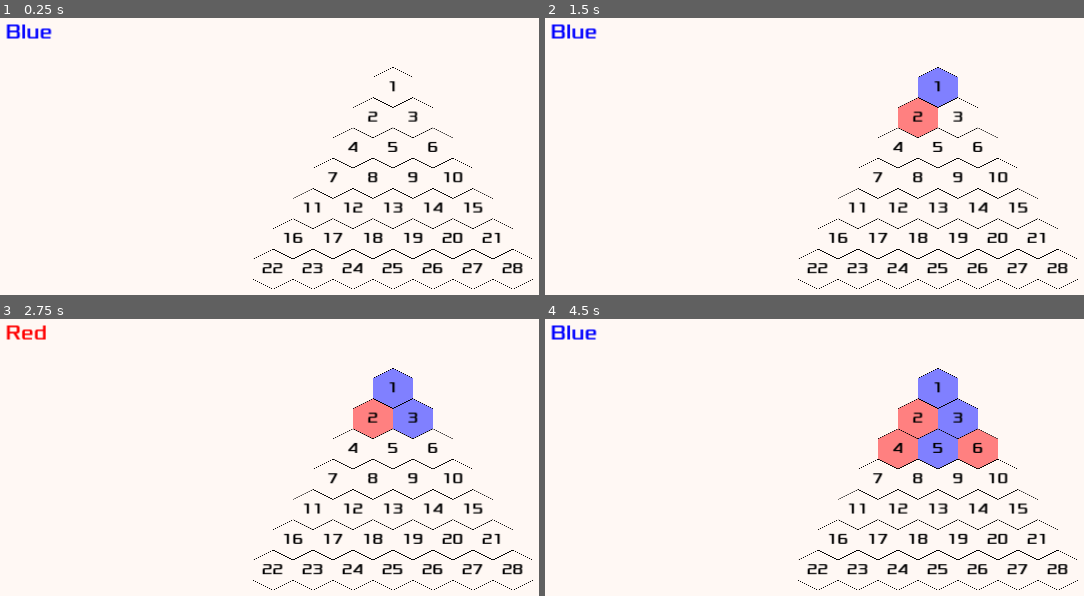
Above: before the commit, frames 1-4 (two rows, left to right).
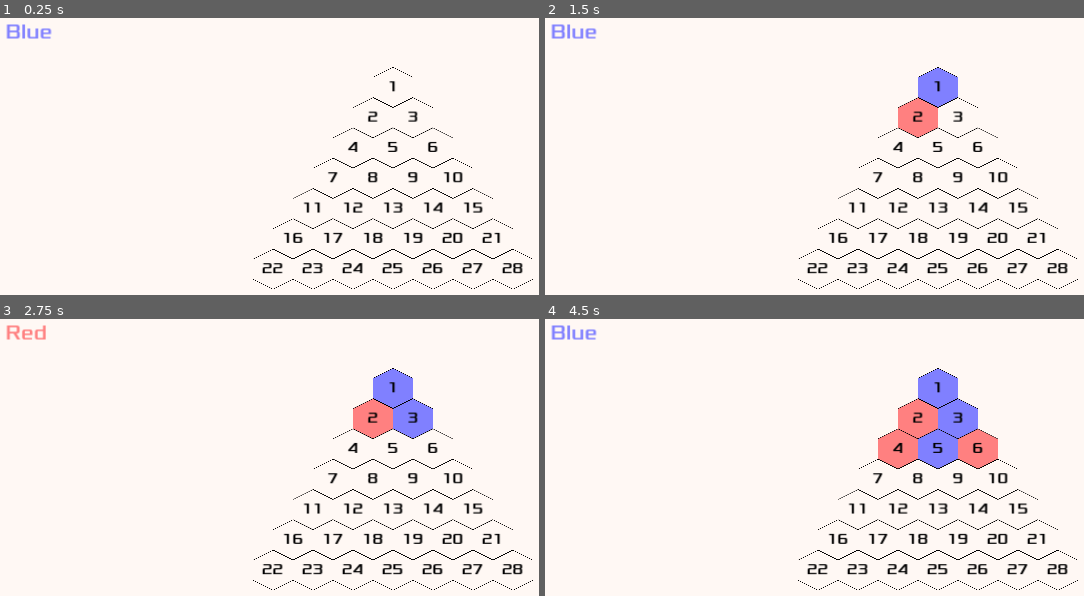
Above: after the commit, the same moments.

Repository: iggyshu/az-quiz
Game: Godot game, scene res://main.tscn
Same seed, same stepped clock (60 frames per second), same inputs: the game is played once before the commit and once after it.
Inputs (mouse positions are in pixels of both pictures, inside the frame that each line leads up to):
- Up to frame 1 (0.25 s): no input
- Up to frame 2 (1.5 s): tap Enter at 0.5 s; move the mouse to (938, 87) at 0.52 s; click (938, 87) at 0.67 s; tap Space at 1.25 s; move the mouse to (916, 117) at 1.27 s; click (916, 117) at 1.42 s
- Up to frame 3 (2.75 s): tap Enter at 2 s; move the mouse to (415, 418) at 2.02 s; click (415, 418) at 2.17 s
- Up to frame 4 (4.5 s): tap Space at 2.75, 4.25 s; move the mouse to (895, 449) at 2.77 s; click (895, 449) at 2.92 s; tap Enter at 3.5 s; move the mouse to (938, 449) at 3.52 s; click (938, 449) at 3.67 s; move the mouse to (976, 449) at 4.27 s; click (976, 449) at 4.42 s

The runs differ from the first frame. In frame 1, 0.3% of the frame differs, in the area x 1-10%, y 2-8%; in frame 2, 0.3%; in frame 3, 0.2%; in frame 4, 0.3%.

Commit message:
adjust label colors

Diff:
--- a/hud.tscn
+++ b/hud.tscn
@@ -77,7 +77,7 @@
 offset_top = 20.0
 offset_right = 120.0
 offset_bottom = 62.0
-theme_override_colors/default_color = Color(0, 0, 1, 1)
+theme_override_colors/default_color = Color(0.501961, 0.501961, 1, 1)
 theme_override_fonts/normal_font = ExtResource("1_2vvjq")
 theme_override_font_sizes/normal_font_size = 32
 text = "Blue"
@@ -88,7 +88,7 @@
 offset_right = 120.0
 offset_bottom = 62.0
 size_flags_horizontal = 8
-theme_override_colors/default_color = Color(1, 0, 0, 1)
+theme_override_colors/default_color = Color(1, 0.501961, 0.501961, 1)
 theme_override_fonts/normal_font = ExtResource("1_2vvjq")
 theme_override_font_sizes/normal_font_size = 32
 text = "Red"
